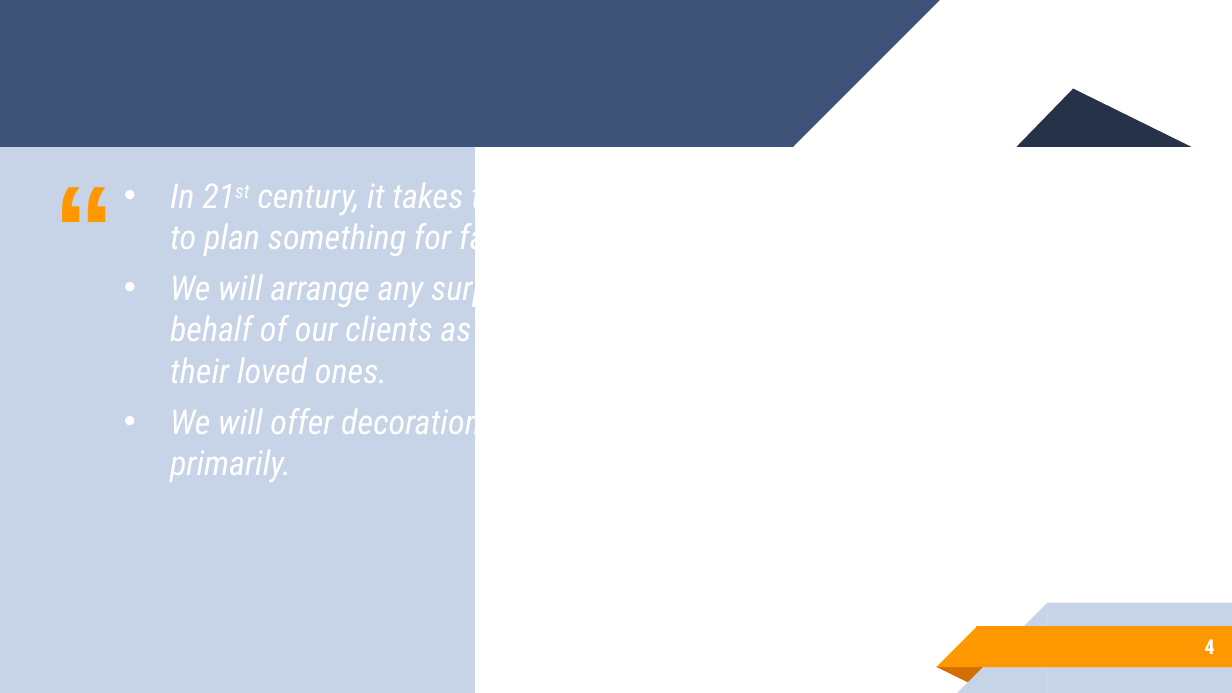
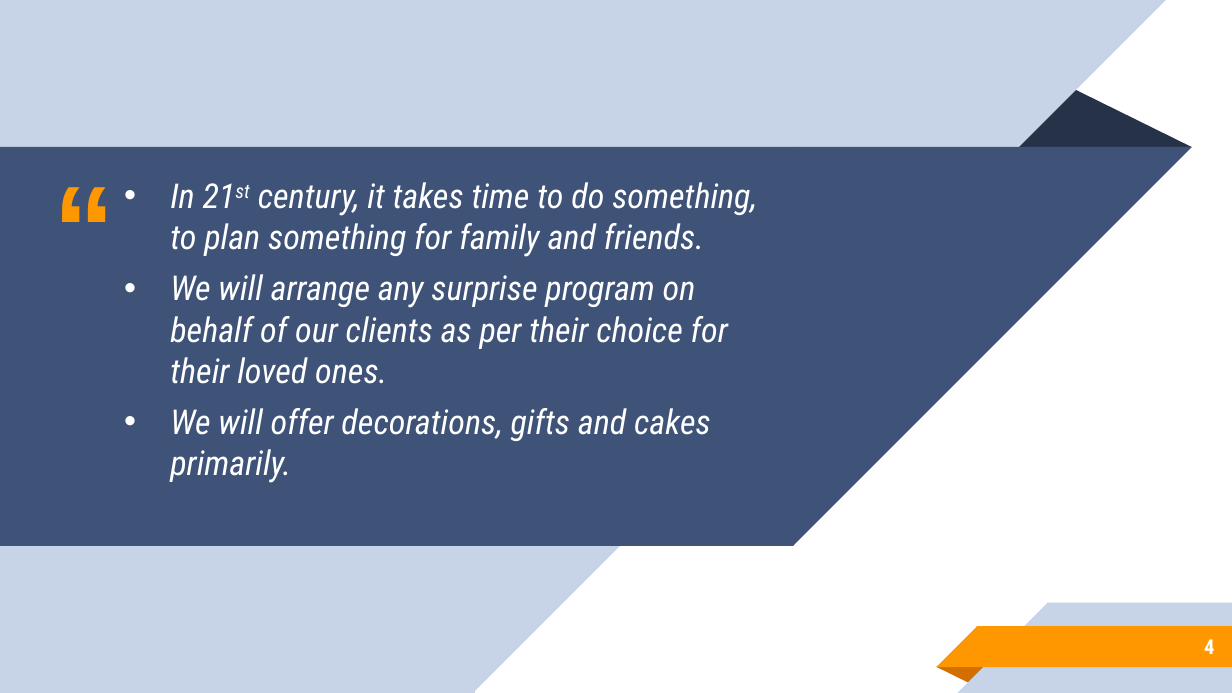
Before and after one commit to nsuspring2019cse299sec8/Group4, a slide deck: slide 4 of group4.pptx. Drawn at 1232x693 pixels with LibreOffice and Linux fonts; fonts in the diff are those of the drawing. Boxes give left, top, right and bottom in pixels: in the first picture for what was removed or moved away, otherwise in the second. Text is boxed around its words. In the diff, an @@ line names an element or a change of style, - is before the commit and + after.

```diff
--- a/group4.pptx
+++ b/group4.pptx
@@ right triangle added at (474, 0, 1167, 691), fill #C7D3E6 @@
@@ rectangle at (0, 147, 793, 546): mirrored; rotation 0 to 180 degrees @@
@@ right triangle at (793, 147, 1193, 546): mirrored; rotation 0 to 180 degrees @@
@@ text "In 21st century, it takes ..." at (170, 182, 757, 483): indent changed @@
```
Also in this commit, not shown: 16 other slides changed, 9 slides added.
